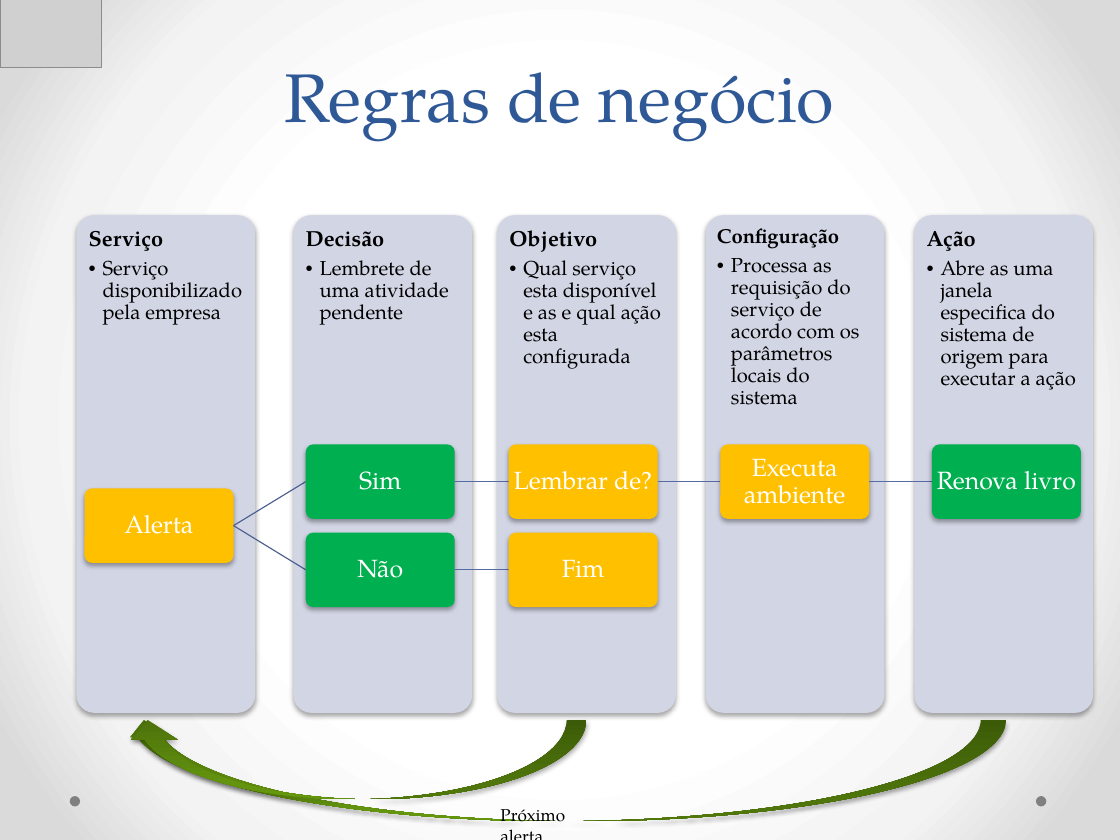
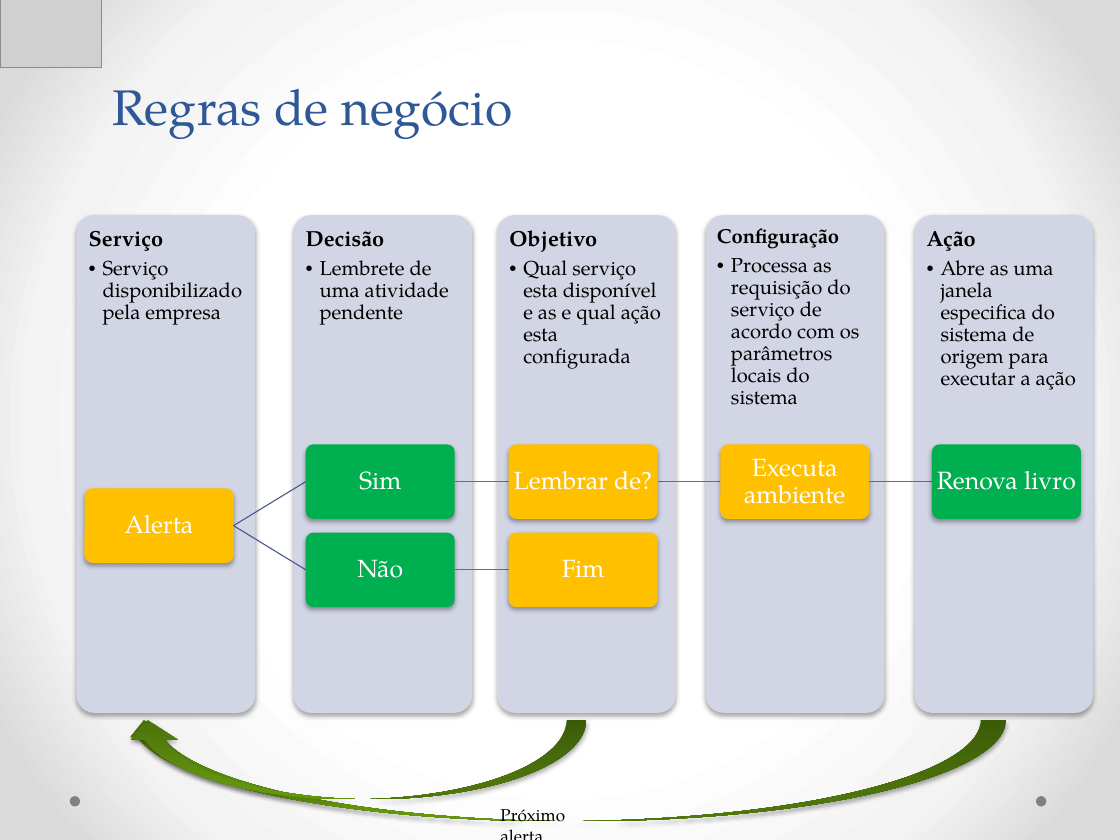
Before and after one commit to Neimarmg/TCC, a slide deck: slide 8 of Ppt-Andamento.pptx. Drawn at 1120x840 pixels with LibreOffice and Linux fonts; fonts in the diff are those of the drawing; grey boxes stand for pictures. Boxes give left, top, right and bottom in pixels: in the first picture for what was removed or moved away, otherwise in the second. Text is boxed around its words. In the diff, an @@ line names an element or a change of style, - is before the commit and + after.

```diff
--- a/Ppt-Andamento.pptx
+++ b/Ppt-Andamento.pptx
@@ title "Regras de negócio": place and size @@
-title "Regras de negócio" at <box>285,72,834,142</box>
+title "Regras de negócio" at <box>113,89,512,139</box>
@@ title "Regras de negócio" at <box>113,89,512,139</box>: size 44 to 32 pt; alignment centre to left @@
```
Also in this commit, not shown: 19 other slides changed, 4 slides added, 8 slides removed.
